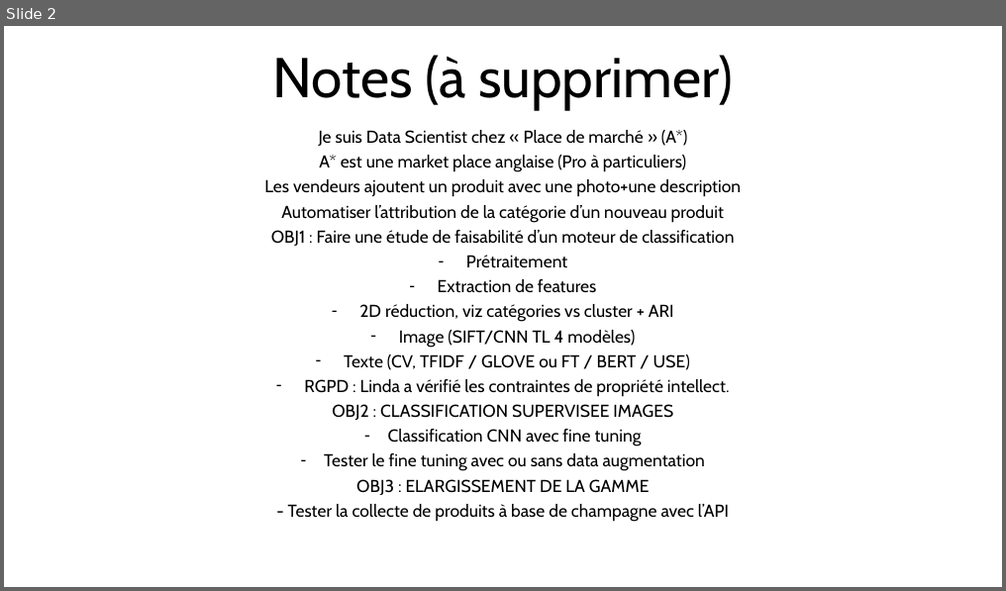
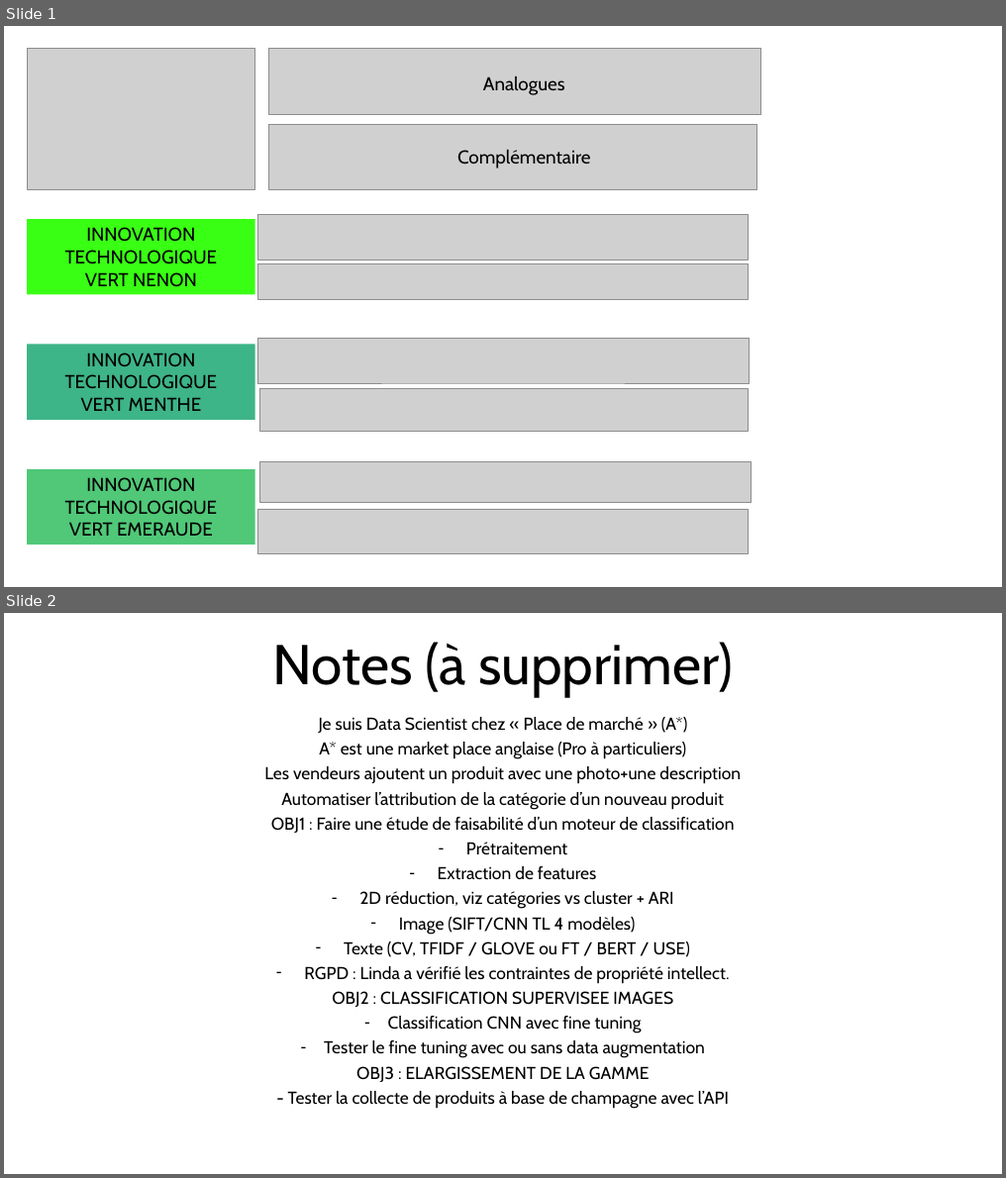
Before and after one commit to Hedredo/oc_projet_6, a slide deck: 5_presentation_072024.pptx. Shown one above the other, each under a label of ours: slide 2 before the commit, slides 1 and 2 after it. The pictures are 1006x591 and 1006x1178 pixels, drawn with LibreOffice and Linux fonts; fonts in the diff are those of the drawing; grey boxes stand for pictures. Boxes give left, top, right and bottom in pixels: in the first picture for what was removed or moved away, otherwise in the second. Text is boxed around its words. In the diff, an @@ line names an element or a change of style, - is before the commit and + after.

```diff
--- a/5_presentation_072024.pptx
+++ b/5_presentation_072024.pptx
@@ slide 1 added at box(4, 26, 1002, 587), background #FFFFFF @@
@@ picture added at box(27, 48, 255, 190) @@
@@ picture added at box(269, 48, 761, 115) @@
@@ text added at box(483, 76, 565, 95), 18 pt, text #000000 @@
+Analogues
@@ picture added at box(269, 124, 757, 190) @@
@@ text added at box(457, 150, 590, 169), 18 pt, text #000000 @@
+Complémentaire
@@ rectangle added at box(27, 219, 255, 294), fill #39FF14, 18 pt, text #000000 @@
+INNOVATION TECHNOLOGIQUE
+VERT NENON
@@ picture added at box(258, 215, 748, 260) @@
@@ picture added at box(258, 264, 748, 300) @@
@@ rectangle added at box(27, 344, 255, 420), fill #3EB489, 18 pt, text #000000 @@
+INNOVATION TECHNOLOGIQUE
+VERT MENTHE
@@ picture added at box(257, 338, 748, 383) @@
@@ picture added at box(260, 389, 748, 431) @@
@@ rectangle added at box(27, 470, 255, 545), fill #50C878, 18 pt, text #000000 @@
+INNOVATION TECHNOLOGIQUE
+VERT EMERAUDE
@@ picture added at box(260, 462, 751, 502) @@
@@ picture added at box(258, 509, 748, 554) @@
```
Also in this commit, not shown: 2 slides changed, 2 other slides added, 3 slides removed, 3 other files.
